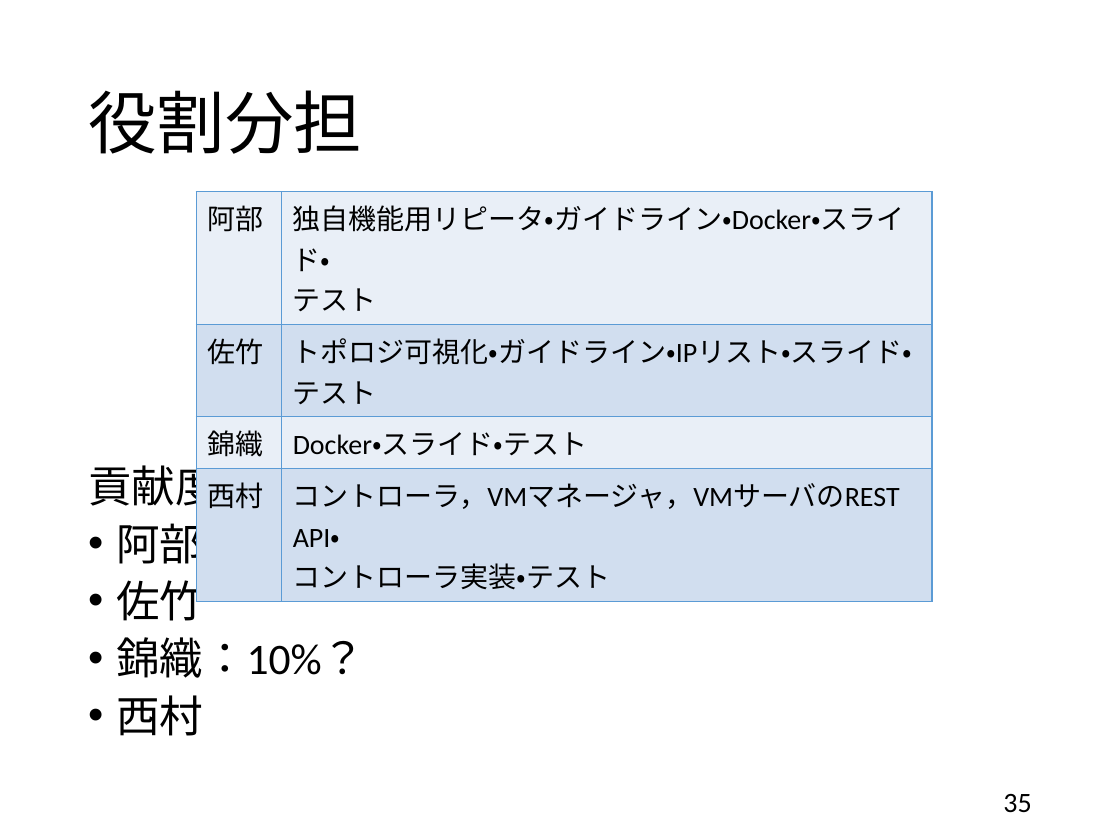
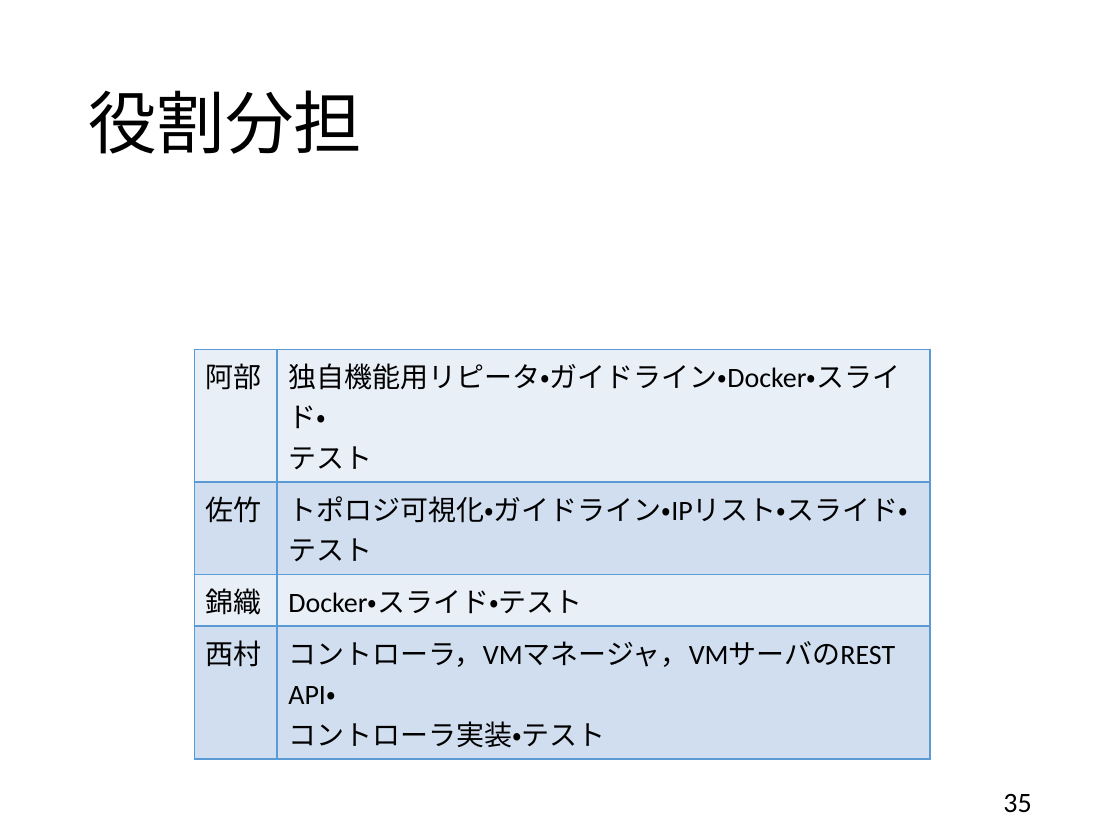
Before and after one commit to handai-trema/IaaS-amn, a slide deck: slide 35 of report_slide.pptx. Drawn at 1120x840 pixels with LibreOffice and Linux fonts; fonts in the diff are those of the drawing. Boxes give left, top, right and bottom in pixels: in the first picture for what was removed or moved away, otherwise in the second. Text is boxed around its words. In the diff, an @@ line names an element or a change of style, - is before the commit and + after.

```diff
--- a/report_slide.pptx
+++ b/report_slide.pptx
@@ table: place and size @@
-table at [196,192,932,594]
+table at [194,349,930,752]
@@ text removed at [88,458,365,736] @@
-貢献度
-• 阿部
-• 佐竹
-• 錦織：10%？
-• 西村
```
Also in this commit, not shown: 10 other slides changed.
